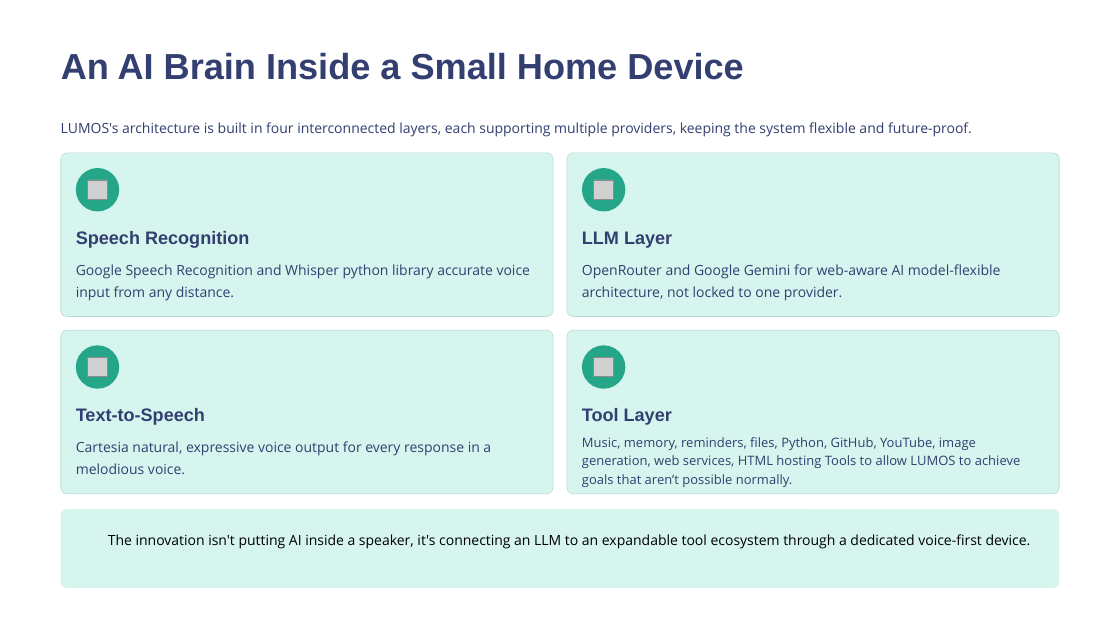
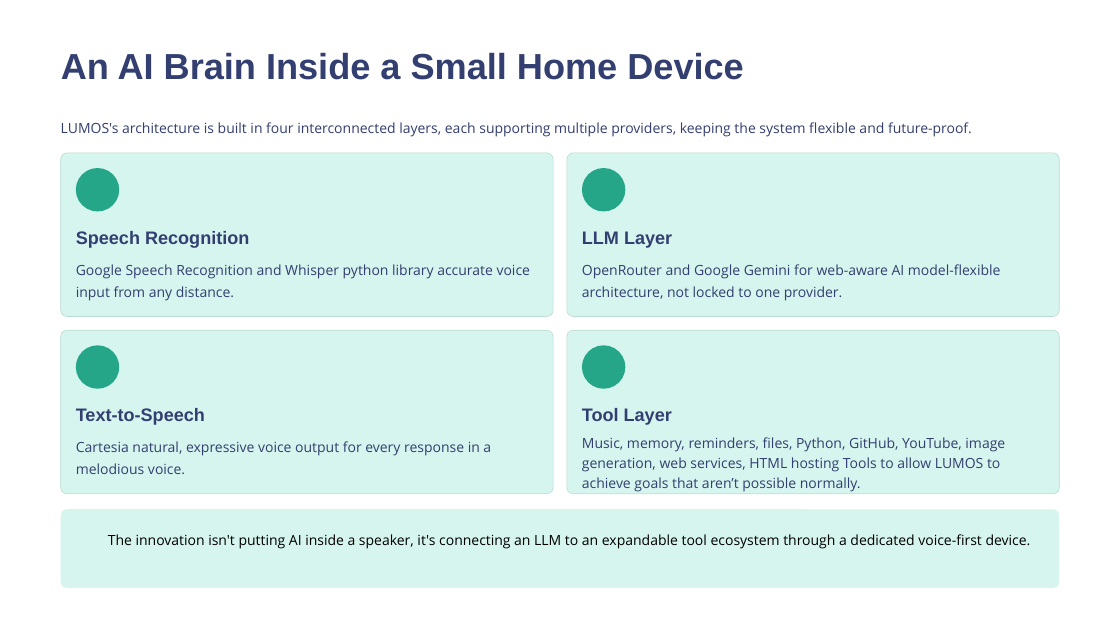
Before and after one commit to hillshighrobotics-glitch/dudetntatalbic, a slide deck: slide 6 of LUMOS [Autosaved].pptx (slide 5 before the commit). Drawn at 1120x630 pixels with LibreOffice and Linux fonts; fonts in the diff are those of the drawing; grey boxes stand for pictures; background and template pictures are left out. Boxes give left, top, right and bottom in pixels: in the first picture for what was removed or moved away, otherwise in the second. Text is boxed around its words. In the diff, an @@ line names an element or a change of style, - is before the commit and + after.

```diff
--- a/LUMOS [Autosaved].pptx
+++ b/LUMOS [Autosaved].pptx
@@ picture removed at box(87, 180, 107, 199) @@
@@ picture removed at box(594, 180, 613, 199) @@
@@ picture removed at box(87, 357, 107, 376) @@
@@ picture removed at box(594, 357, 613, 376) @@
@@ text "Music, memory, reminders, files, Python, ..." at box(582, 437, 1005, 492): size 11.1 to 12 pt @@
```
Also in this commit, not shown: 6 other slides changed, 3 slides added.
